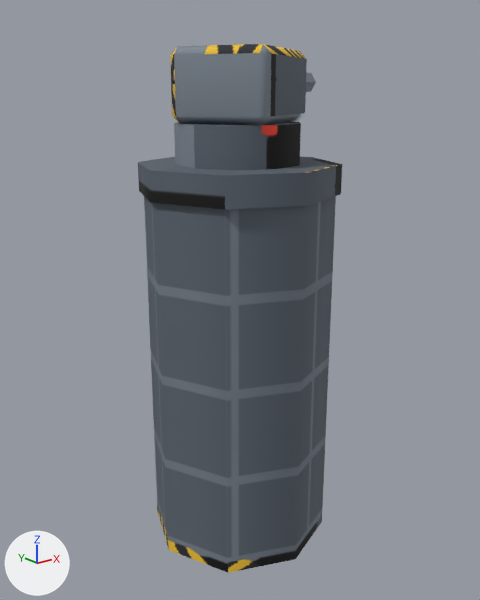
The glTF model game/assets/models/fort_l7_post.glb as it was, and as the next commit left it.
Before and after are seen from a 50 mm lens placed at (0.43, -0.541, 0.49), pointed at (0.87, 0.01, 0.269). Every picture has the same lights, and +X, +Y and +Z are marked at lower left. The first picture is the older version. Vertices at exactly the same position are counted once.

Objects in the first picture: 'fort_l7_post'.
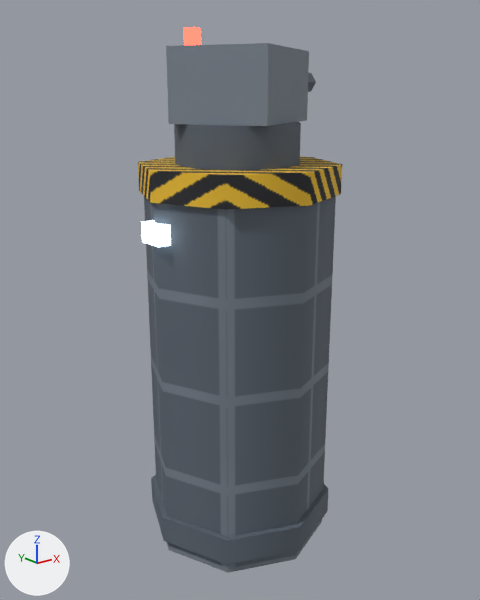
The change, as a list of edits to the scene's bpy script:
```text
Add mat_glow_flood:
    mat_glow_flood = principled_material('glow_flood')
    mat_glow_flood.base_color = (0.687, 0.871, 1.0)  # pale blue #d8f0ff
    mat_glow_flood.roughness = 0.4
    mat_glow_flood.emission_color = (0.687, 0.871, 1.0)  # pale blue #d8f0ff
    mat_glow_flood.emission_strength = 3.0
Add mat_glow_beacon:
    mat_glow_beacon = principled_material('glow_beacon')
    mat_glow_beacon.base_color = (1.0, 0.0685, 0.0423)  # red #ff4a3a
    mat_glow_beacon.roughness = 0.4
    mat_glow_beacon.emission_color = (1.0, 0.0685, 0.0423)  # red #ff4a3a
    mat_glow_beacon.emission_strength = 4.0
Change me_cylinder:
    used by ob_fort_l7_post; location = (0.86, 0.0, 0.21)
    verts and faces of me_cylinder; kept vertices keep their numbers, new ones are numbered from 108
    remove me_cylinder.from_pydata(...)  # 108 vertices, 188 faces; spans x -0.105..0.153, y -0.105..0.11, z -0.21..0.32
    add me_cylinder.from_pydata(...)  # 124 vertices, 196 faces; spans x -0.108..0.153, y -0.106..0.11, z -0.21..0.336
    me_cylinder part 1: a new loose piece, a box spanning x -0.108..-0.092, y -0.015..0.015, z 0.14..0.16, in mat_glow_flood (pale blue #d8f0ff, glowing pale blue #d8f0ff)
    me_cylinder part 2: the loose piece of 24 vertices spanning x -0.069..0.086, y -0.067..0.077, z 0.25..0.32 is rebuilt with 8 vertices and now spans x -0.073..0.09, y -0.071..0.081, z 0.25..0.32
    me_cylinder part 3: a new loose piece of 16 vertices spanning x -0.106..0.106, y -0.106..0.106, z -0.195..-0.165, in mat_baked (picture img_bake)
    me_cylinder part 4
    add verts[108] = (-0.052, -0.002, 0.32)  # pixel (195, 45)
    add verts[109] = (-0.052, -0.002, 0.336)  # pixel (195, 27)
    add verts[110] = (-0.058, 0.008, 0.32)
    add verts[111] = (-0.058, 0.008, 0.336)  # pixel (183, 27)
    add for new, old in zip([*range(112, 116)], [*range(108, 112)]): verts[new] = verts[old] + (0.011, 0.006, 0.0)
    add faces += [(108, 109, 111), (108, 111, 110), (110, 111, 115), (110, 115, 114), (113, 114, 115), (112, 114, 113)]  # mat_glow_beacon (red #ff4a3a, glowing red #ff4a3a)
    add faces += [(109, 112, 113), (108, 112, 109), (110, 114, 112), (108, 110, 112), (109, 115, 111), (109, 113, 115)]  # mat_glow_beacon (red #ff4a3a, glowing red #ff4a3a)
    me_cylinder part 5: 130 kept faces spanning x -0.105..0.153, y -0.105..0.11, z -0.21..0.32 get new texture (UV) coordinates
    other edits to the shape of me_cylinder do not show in these pictures
    add me_cylinder.materials.append(mat_glow_flood)  # pale blue #d8f0ff, glowing pale blue #d8f0ff
    add me_cylinder.materials.append(mat_glow_beacon)  # red #ff4a3a, glowing red #ff4a3a
```

Changed parts and their boxes (x1, y1, x2, y2) in the pictures (480 x 600 px):
'fort_l7_post', reshaped
    before: (138, 44, 342, 573)
    after: (138, 27, 342, 573)
part 1 of me_cylinder, added (pale blue)
    after: (141, 220, 171, 247)
part 2 of me_cylinder, rebuilt
    before: (170, 44, 307, 125)
    after: (166, 43, 309, 126)
part 3 of me_cylinder, added
    after: (151, 475, 328, 565)
part 4 of me_cylinder, added
    after: (184, 27, 201, 45)
part 5 of me_cylinder, surface changed
    both: (138, 73, 342, 573)
